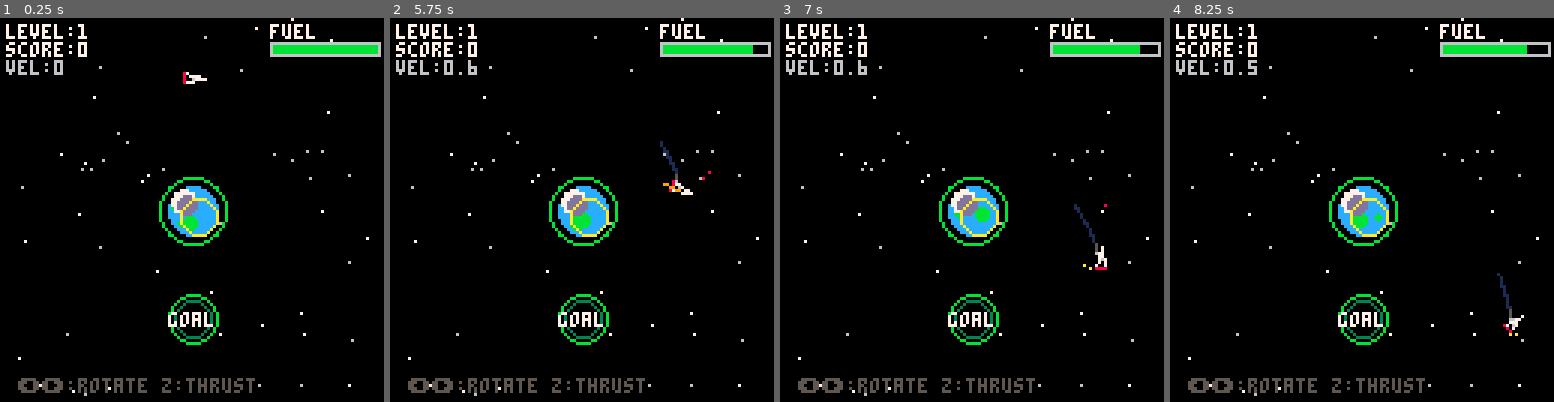
Above: before the commit, frames 1-4 (left to right).
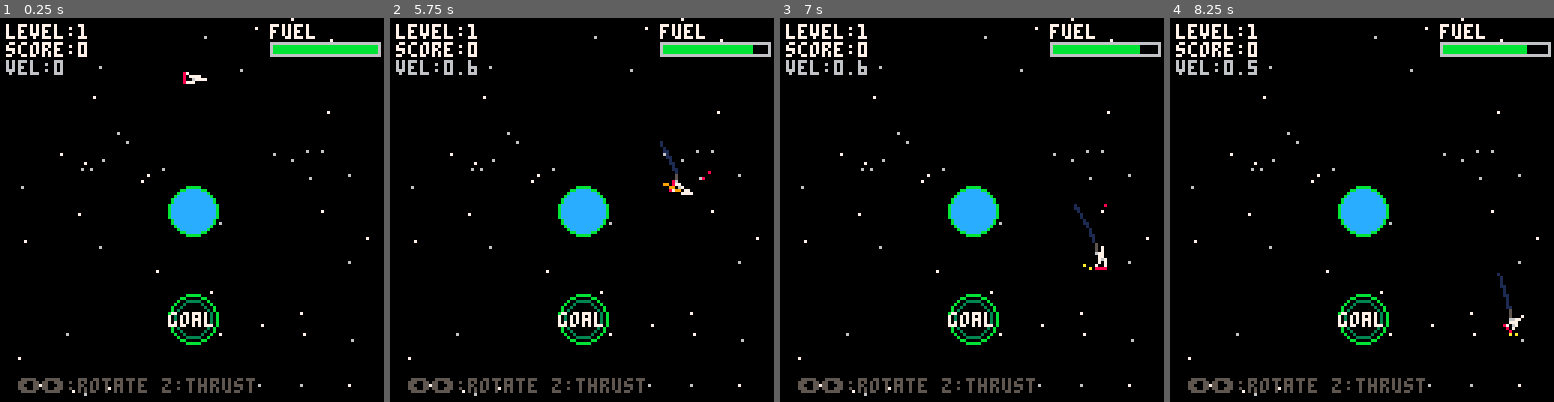
Above: after the commit, the same moments.

Repository: wevibecode/game
Game: PICO-8 cartridge game.p8
Two runs of this game, one before a commit and one after it. Both use one fixed random seed, a clock stepped at 60 frames per second and the inputs below.
Inputs:
- Up to frame 1 (0.25 s): no input
- Up to frame 2 (5.75 s): tap O (Z key) at 0.7, 1.7, 2.1, 2.5, 2.9, 3.3, 3.7, 4.1, 4.5, 4.9, 5.3, 5.7 s; hold Right 1.6-2.1 s; hold Right 2.47-3.03 s; hold Left 3.08-3.58 s; hold Right 4.02-4.68 s; hold Left 5.08-5.68 s
- Up to frame 3 (7 s): hold Right 6.08-6.58 s; tap O (Z key) at 6.1, 6.5, 6.9 s; hold Right from 6.63 s (still down)
- Up to frame 4 (8.25 s): release Right at 7.13 s; tap O (Z key) at 7.3, 7.7, 8.1 s; hold Right 7.5-8.07 s; hold Left from 8.12 s (still down)

The runs differ from the first frame. In frame 1, 1.3% of the frame differs, in the area x 41-60%, y 41-60%; in frame 2, 1.3%; in frame 3, 1.3%; in frame 4, 1.3%.

Commit message:
Deploy game build #2725

Diff:
--- a/game.p8
+++ b/game.p8
@@ -322,31 +322,11 @@
 
  -- draw planets
  for p in all(planets) do
-  -- planet body
+  -- planet body (solid color)
   circfill(p.x,p.y,p.r,p.col)
 
-  -- surface details (craters/terrain)
-  for i=1,3 do
-   local cx=p.x+(rnd(p.r*1.4)-p.r*0.7)
-   local cy=p.y+(rnd(p.r*1.4)-p.r*0.7)
-   local dx=cx-p.x
-   local dy=cy-p.y
-   -- only draw if within planet
-   if dx*dx+dy*dy<p.r*p.r then
-    circfill(cx,cy,1+rnd(1.5),p.col-1)
-   end
-  end
-
-  -- atmospheric highlight (crescent)
-  local hl_size=p.r*0.6
-  circfill(p.x-p.r*0.3,p.y-p.r*0.3,hl_size,7)
-  circfill(p.x-p.r*0.3+1,p.y-p.r*0.3+1,hl_size*0.7,p.col+1)
-
-  -- terminator shadow (darker edge)
-  circ(p.x+p.r*0.3,p.y+p.r*0.3,p.r*0.8,p.col-2)
-
-  -- draw gravity field (subtle)
-  circ(p.x,p.y,p.r+3,p.col-1)
+  -- green outline
+  circ(p.x,p.y,p.r,11)
  end
 
  -- draw thrust particles
Not shown, changed: game.js
